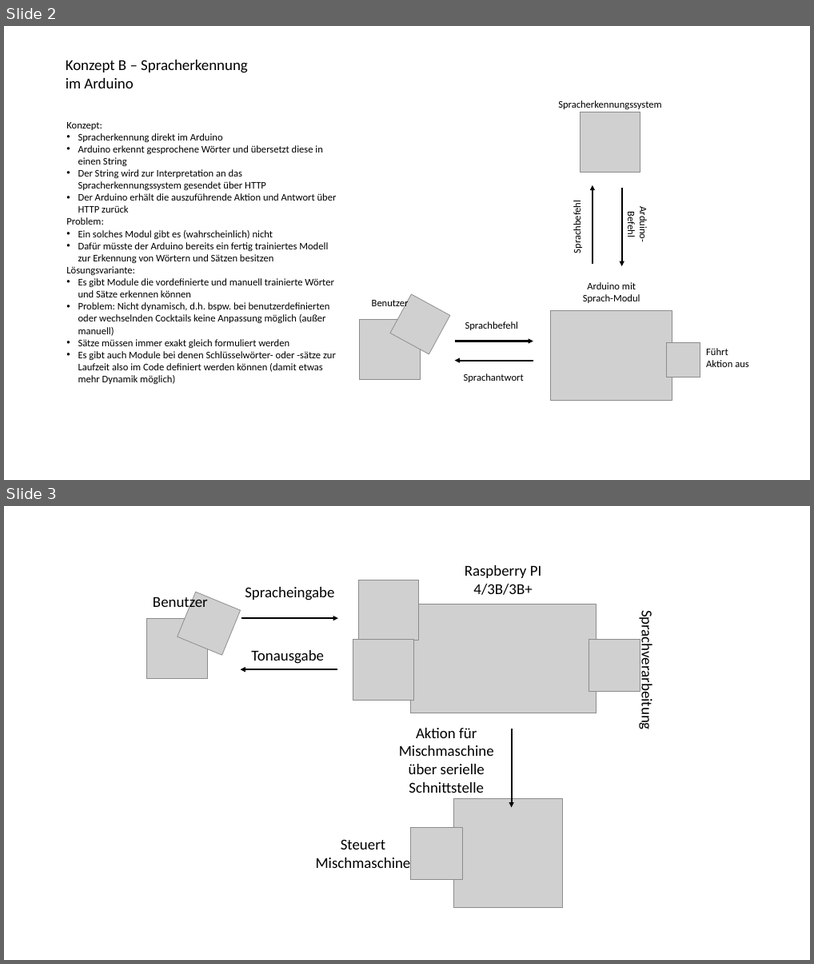
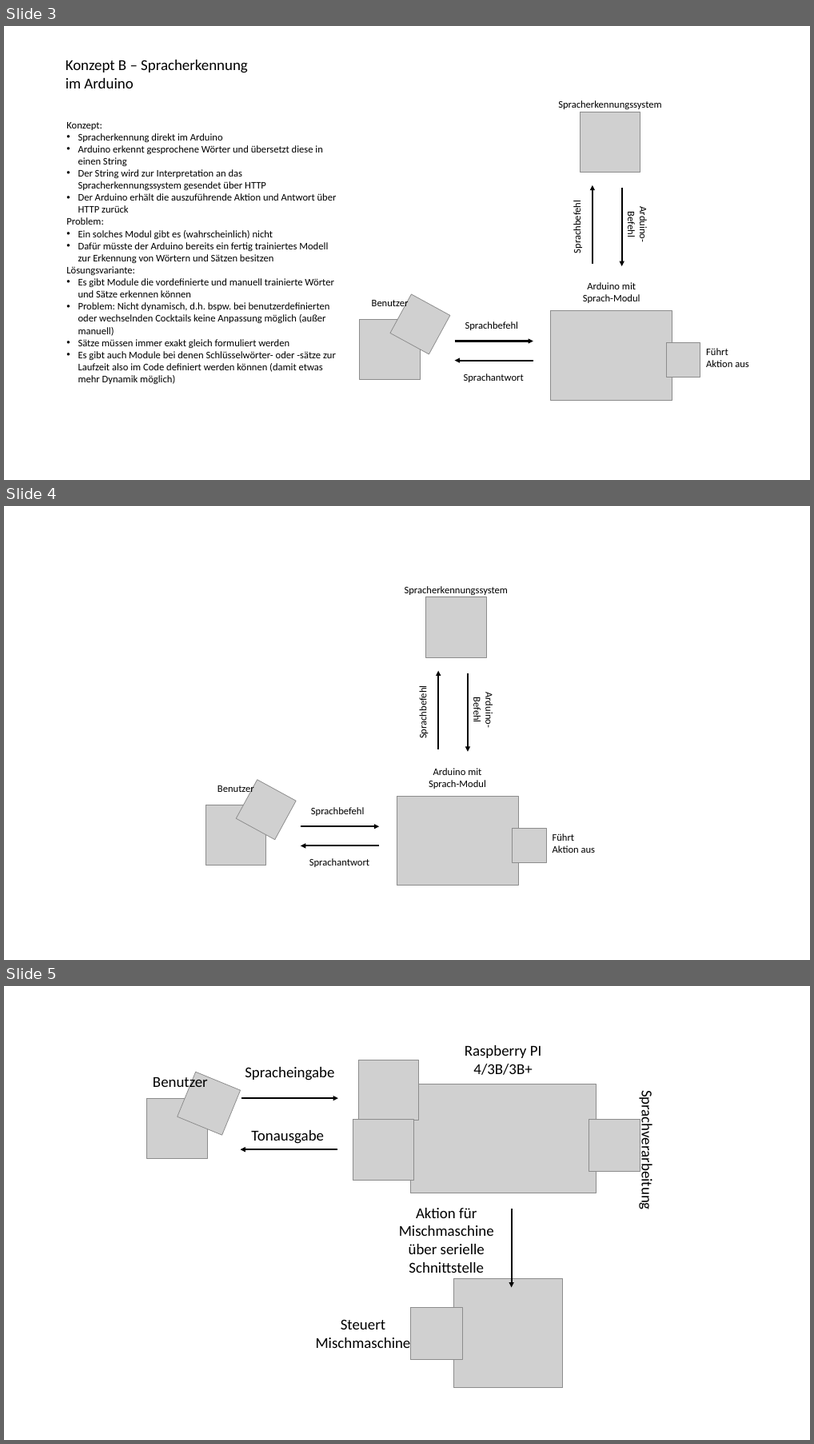
Before and after one commit to fgervasi-cell/Studienarbeit, a slide deck: Konzept_Diagramme/Diagramme.pptx. Shown one above the other, each under a label of ours: slides 2 and 3 before the commit, slides 3, 4 and 5 after it. The pictures are 814x964 and 814x1444 pixels, drawn with LibreOffice and Linux fonts; fonts in the diff are those of the drawing; grey boxes stand for pictures. Boxes give left, top, right and bottom in pixels: in the first picture for what was removed or moved away, otherwise in the second. Text is boxed around its words. In the diff, an @@ line names an element or a change of style, - is before the commit and + after.

```diff
--- a/Konzept_Diagramme/Diagramme.pptx
+++ b/Konzept_Diagramme/Diagramme.pptx
@@ slide 4 added at (4, 506, 810, 960), background #FFFFFF @@
@@ group added at (206, 586, 596, 885): 8 texts, 5 pictures, 4 arrows @@
+Benutzer
+Arduino mit Sprach-Modul
+Sprachbefehl
+Sprachantwort
+Führt Aktion aus
+Spracherkennungssystem
+Sprachbefehl
+Arduino-Befehl
@@ what was slide 2 is now slide 3 @@
@@ what was slide 3 is now slide 5 @@
```
Also in this commit, not shown: 1 other slide added, 23 other files.
